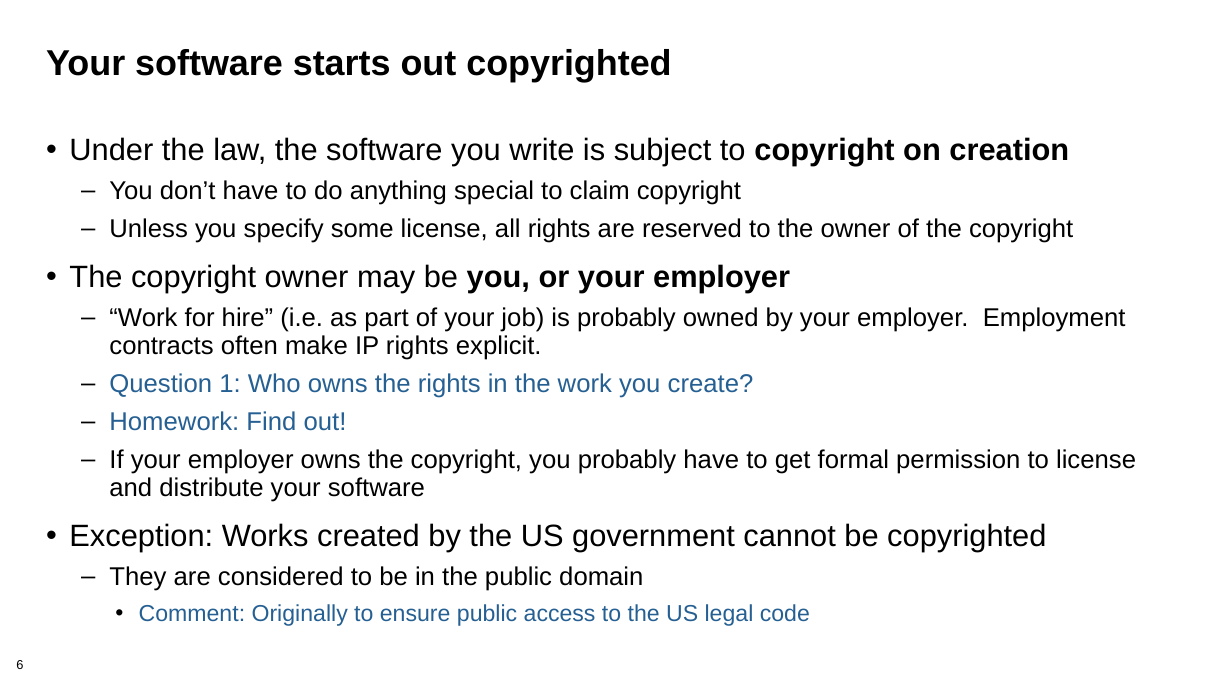
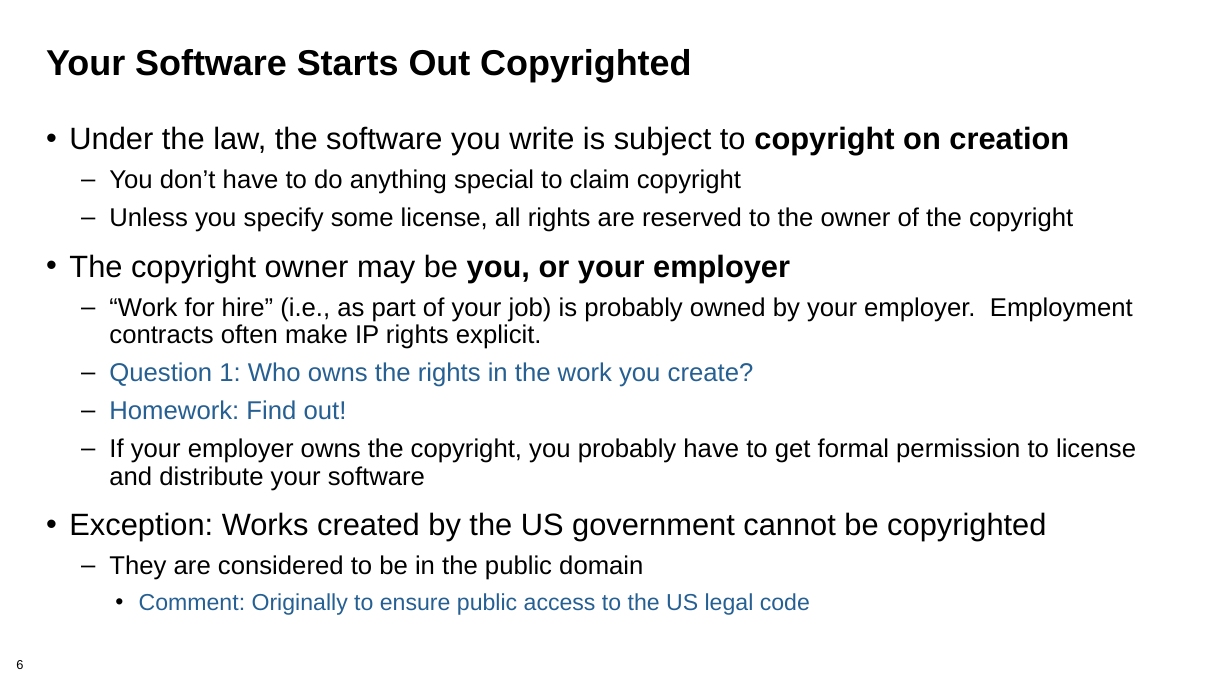
Before and after one commit to bssw-tutorial/presentations, a slide deck: slide 6 of licensing.pptx. Drawn at 1232x693 pixels with LibreOffice and Linux fonts; fonts in the diff are those of the drawing; background and template pictures are left out. Boxes give left, top, right and bottom in pixels: in the first picture for what was removed or moved away, otherwise in the second. Text is boxed around its words. In the diff, an @@ line names an element or a change of style, - is before the commit and + after.

```diff
--- a/licensing.pptx
+++ b/licensing.pptx
@@ title at box(46, 49, 691, 82): text changed @@
-Your software starts out copyrighted
+Your Software Starts Out Copyrighted
@@ text "Under the law, the software ...": place and size @@
-text "Under the law, the software ..." at box(69, 137, 1136, 626)
+text "Under the law, the software ..." at box(69, 126, 1136, 615)
@@ text at box(109, 297, 1133, 349): text changed @@
-  – “Work for hire” (i.e. as part of your job) is probably owned by your employer. Employment contracts often make IP rights explicit.
+  – “Work for hire” (i.e., as part of your job) is probably owned by your employer. Employment contracts often make IP rights explicit.
```
Also in this commit, not shown: 31 other slides changed.
